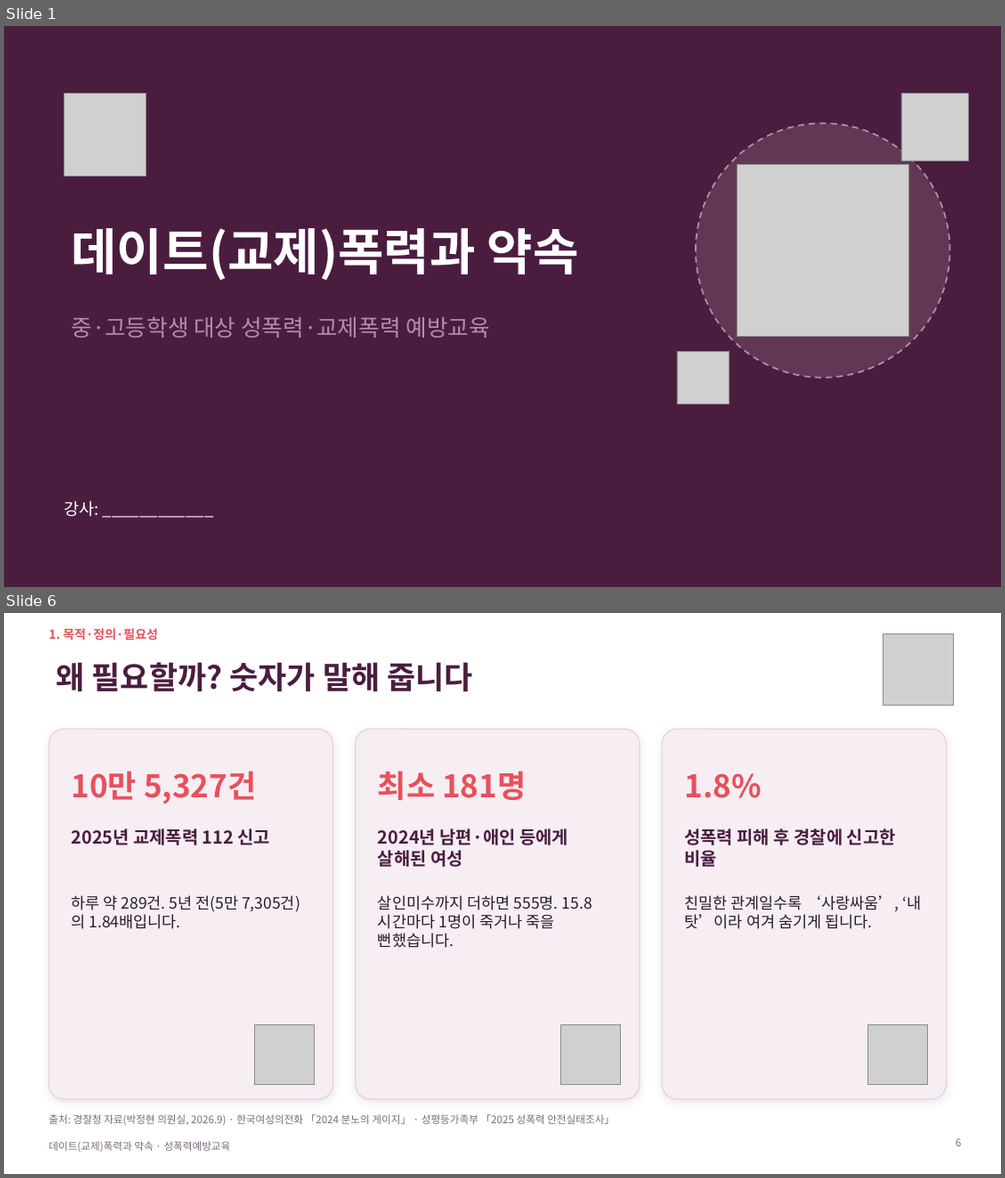
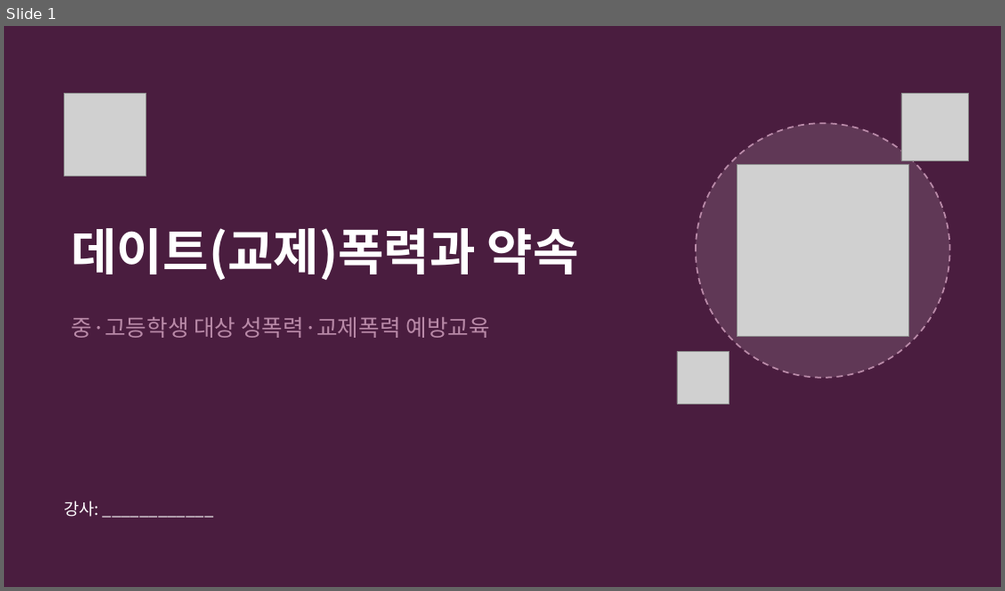
Before and after one commit to ash1234a/security-research-learning, a slide deck: 데이트폭력과_약속.pptx. Shown one above the other, each under a label of ours: slides 1 and 6 before the commit, slide 1 after it; the slides between them are not shown. The pictures are 1005x1178 and 1005x591 pixels, drawn with LibreOffice and Linux fonts; fonts in the diff are those of the drawing; grey boxes stand for pictures; background and template pictures are left out. Boxes give left, top, right and bottom in pixels: in the first picture for what was removed or moved away, otherwise in the second. Text is boxed around its words. In the diff, an @@ line names an element or a change of style, - is before the commit and + after.

```diff
--- a/데이트폭력과_약속.pptx
+++ b/데이트폭력과_약속.pptx
@@ slide 6 removed at (4,613,1001,1174), background #FFFFFF @@
@@ text removed at (48,628,158,641) @@
-1. 목적·정의·필요성
@@ picture removed at (882,634,954,705) @@
@@ title removed at (57,662,473,691) @@
-왜 필요할까? 숫자가 말해 줍니다
@@ rounded rectangle removed at (48,729,333,1099) @@
@@ rounded rectangle removed at (356,729,639,1099) @@
@@ rounded rectangle removed at (662,729,947,1099) @@
@@ text removed at (72,771,256,803) @@
-10만 5,327건
@@ text removed at (378,771,526,800) @@
-최소 181명
@@ text removed at (684,773,760,798) @@
-1.8%
@@ text removed at (72,828,271,845) @@
-2025년 교제폭력 112 신고
@@ text removed at (378,828,568,867) @@
-2024년 남편·애인 등에게 살해된 여성
@@ text removed at (684,828,896,867) @@
-성폭력 피해 후 경찰에 신고한 비율
@@ text removed at (72,895,300,929) @@
-하루 약 289건. 5년 전(5만 7,305건)의 1.84배입니다.
@@ text removed at (378,895,592,948) @@
-살인미수까지 더하면 555명. 15.8시간마다 1명이 죽거나 죽을 뻔했습니다.
@@ text removed at (684,895,921,929) @@
-친밀한 관계일수록 ‘사랑싸움’, ‘내 탓’이라 여겨 숨기게 됩니다.
@@ picture removed at (254,1024,315,1084) @@
@@ picture removed at (561,1024,621,1084) @@
@@ picture removed at (867,1024,928,1084) @@
@@ text removed at (48,1114,615,1125) @@
-출처: 경찰청 자료(박정현 의원실, 2026.9) · 한국여성의전화 「2024 분노의 게이지」 · 성평등가족부 「2025 성폭력 안전실태조사」
@@ text removed at (48,1141,231,1151) @@
-데이트(교제)폭력과 약속 · 성폭력예방교육
@@ page number removed at (955,1138,961,1146) @@
-6
```
Also in this commit, not shown: 21 slides changed, 7 slides added, 7 other slides removed.
